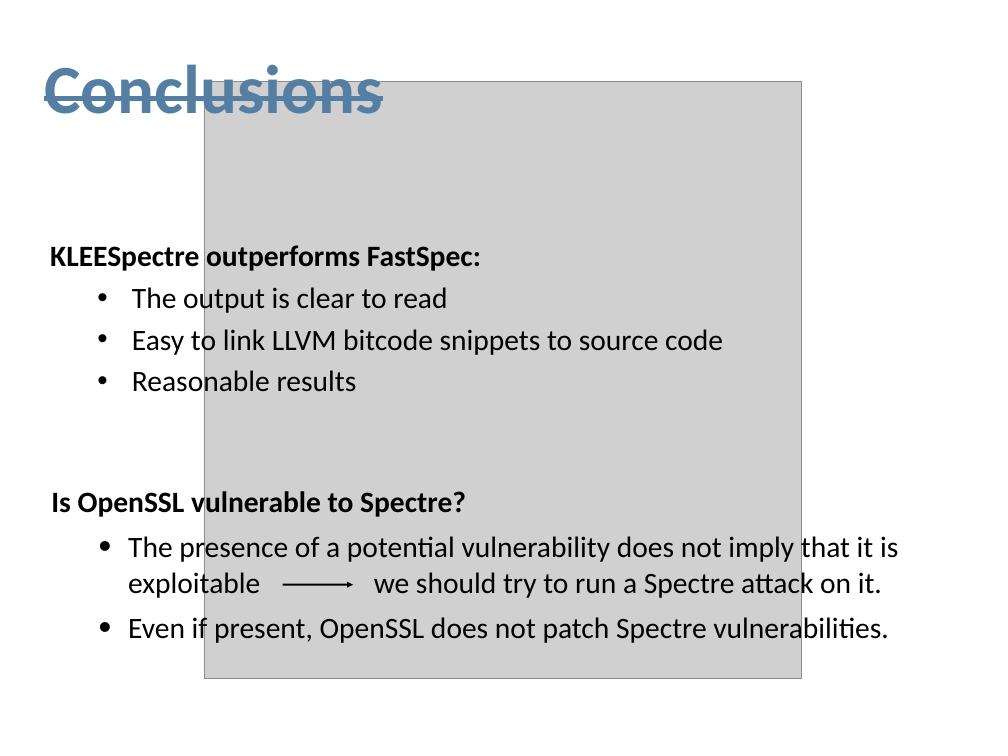
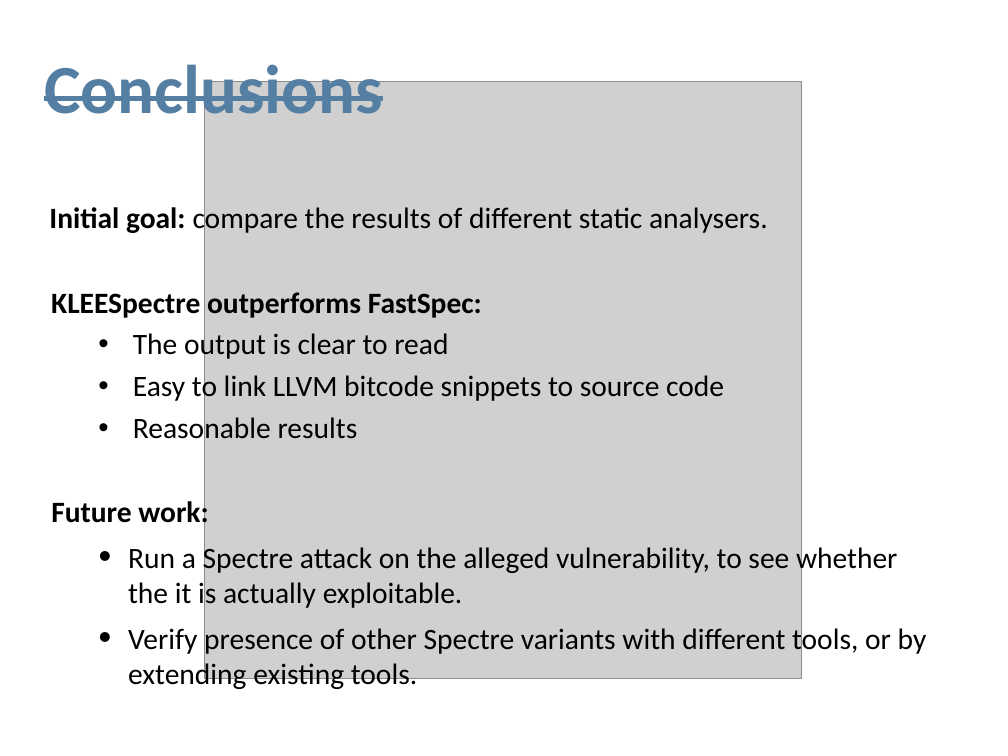
Before and after one commit to magdasolitro/msc-thesis, a slide deck: slide 9 of presentation_pp.ppt. Drawn at 1008x756 pixels with LibreOffice and Linux fonts; fonts in the diff are those of the drawing; grey boxes stand for pictures. Boxes give left, top, right and bottom in pixels: in the first picture for what was removed or moved away, otherwise in the second. Text is boxed around its words. In the diff, an @@ line names an element or a change of style, - is before the commit and + after.

```diff
--- a/presentation_pp.ppt
+++ b/presentation_pp.ppt
@@ text added at (49,203,768,235), 30 pt, text #000000 @@
+Initial goal: compare the results of different static analysers.
@@ text "KLEESpectre outperforms FastSpec:": place and size @@
-text "KLEESpectre outperforms FastSpec:" at (50,245,723,399)
+text "KLEESpectre outperforms FastSpec:" at (51,292,724,445)
@@ text removed at (51,487,898,645) @@
-Is OpenSSL vulnerable to Spectre?
-  • The presence of a potential vulnerability does not imply that it is exploitable we should try to run a Spectre attack on it.
-  • Even if present, OpenSSL does not patch Spectre vulnerabilities.
@@ text added at (51,498,927,691), 30 pt, text #000000 @@
+Future work:
+  • Run a Spectre attack on the alleged vulnerability, to see whether the it is actually exploitable.
+  • Verify presence of other Spectre variants with different tools, or by extending existing tools.
@@ arrow removed from (283, 585) to (353, 585) @@
```
Also in this commit, not shown: 3 other slides changed, 1 other file.
